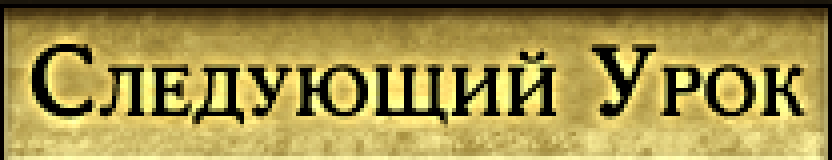
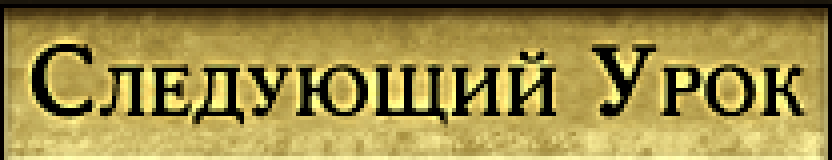
Layers edited between the first and the second 832 x 160 image:
painted on "Group 1" over [16, 28, 820, 140]
